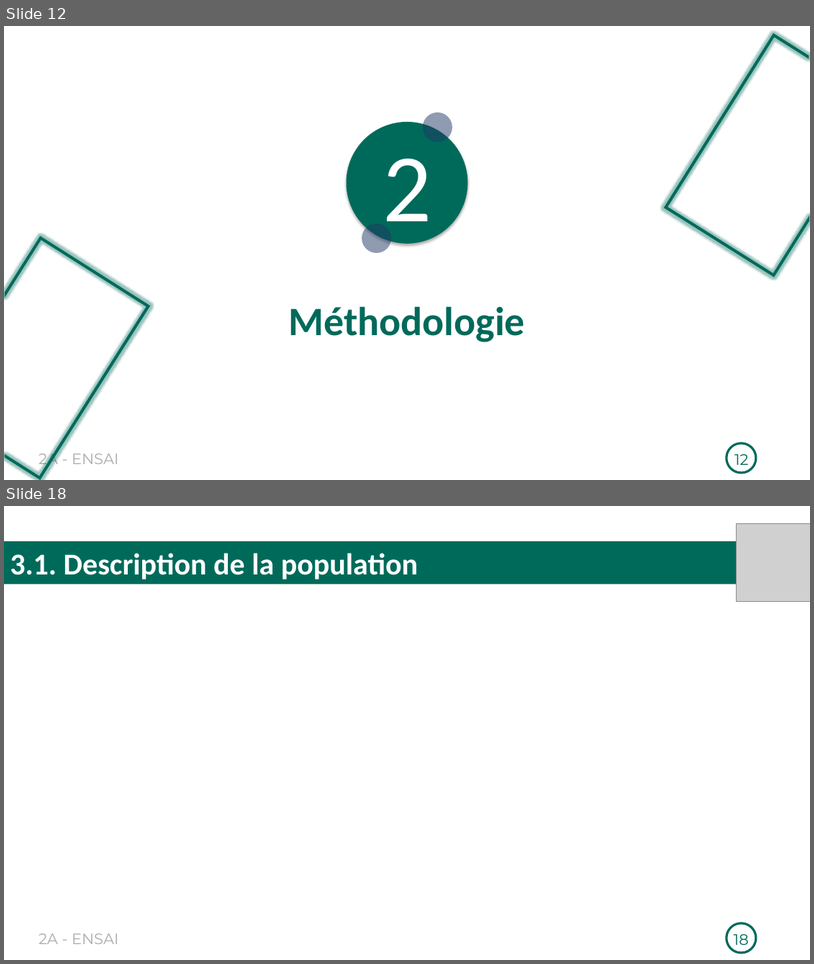
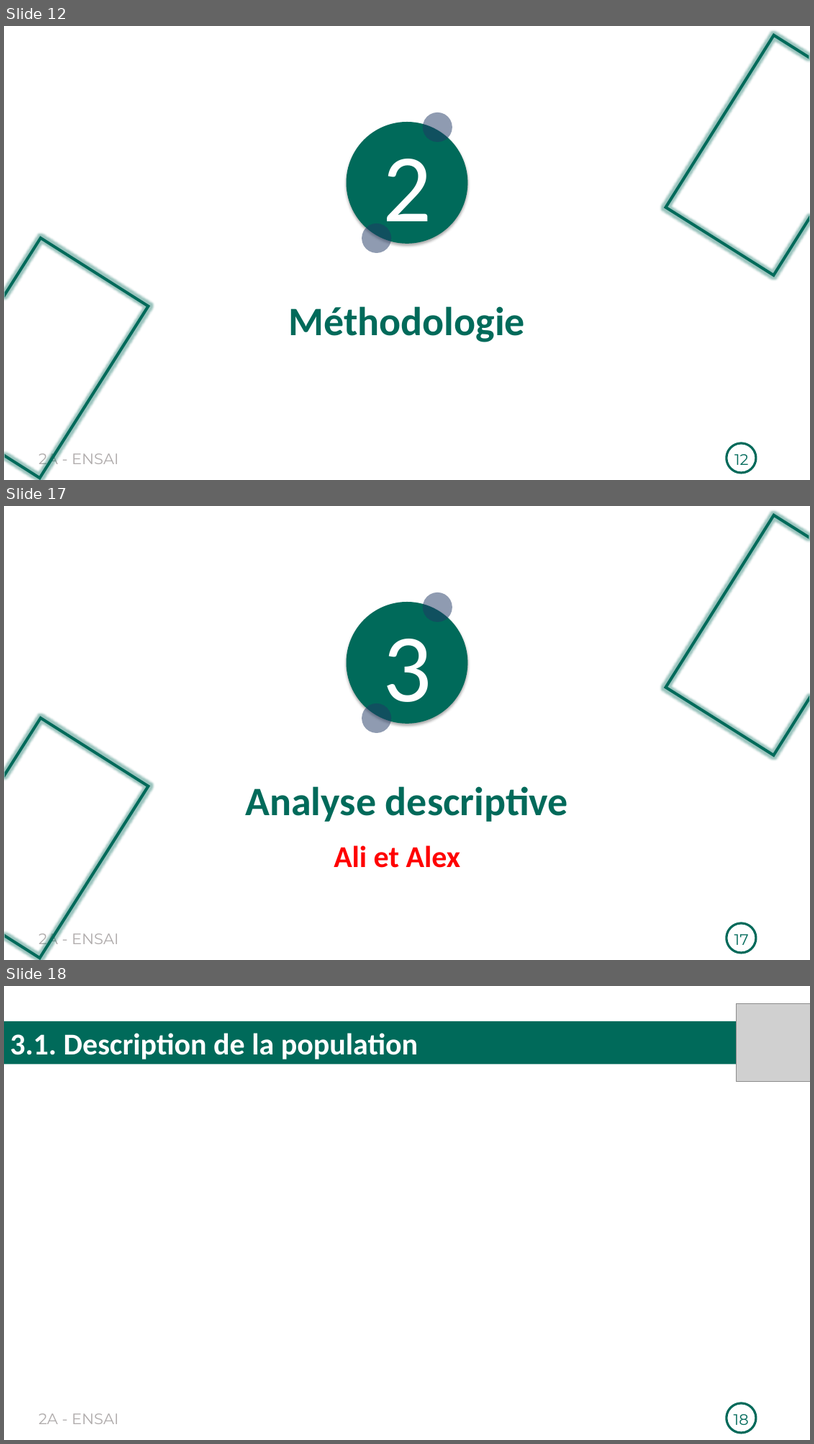
Before and after one commit to Richard-GOZAN/Projet-Stat-2A-Ensai, a slide deck: Présentation/Soutenance_Groupe25.pptx. Shown one above the other, each under a label of ours: slides 12 and 18 before the commit, slides 12, 17 and 18 after it; the slides between them are not shown. The pictures are 814x964 and 814x1444 pixels, drawn with LibreOffice and Linux fonts; fonts in the diff are those of the drawing; grey boxes stand for pictures. Boxes give left, top, right and bottom in pixels: in the first picture for what was removed or moved away, otherwise in the second. Text is boxed around its words. In the diff, an @@ line names an element or a change of style, - is before the commit and + after.

```diff
--- a/Présentation/Soutenance_Groupe25.pptx
+++ b/Présentation/Soutenance_Groupe25.pptx
@@ slide 17 added at <box>4,506,810,960</box>, background #FFFFFF; not listed: 7 template elements that a slide beside it also shows @@
@@ text added at <box>383,638,432,724</box>, 115 pt, text #FFFFFF @@
+3
@@ text added at <box>245,786,568,821</box>, 48 pt, text #006A5A, bold @@
+Analyse descriptive
@@ text added at <box>334,845,460,867</box>, 36 pt, text #FF0000, bold @@
+Ali et Alex
@@ page number added at <box>735,934,749,944</box>, 18 pt, text #006A5A @@
+17
```
Also in this commit, not shown: 13 slides changed, 2 other slides added, 3 slides removed, 1 other file.
